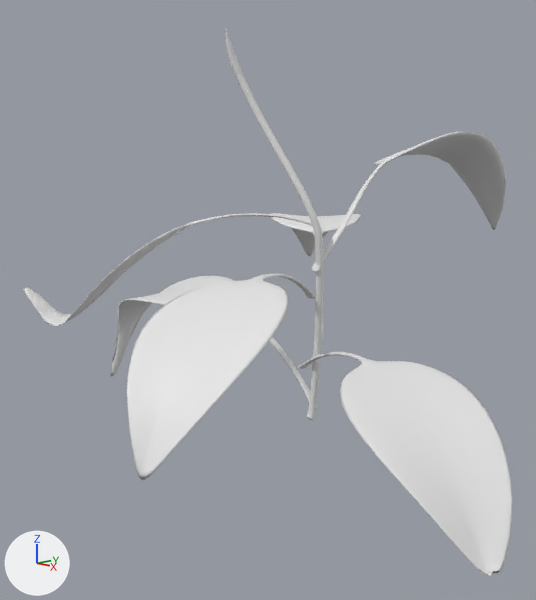
One commit to the Blender file Assets/3d Models/Plant1_Small.blend: the scene before it, then after it.
Before and after are seen from a 50 mm lens placed at (8.69, -8.73, 4.41), pointed at (-0.54, -0.5, 2.08). Lighting does not change. The marker at lower left points along +X, +Y and +Z.

In view in the first picture: 'Leaf', 'Stem'.
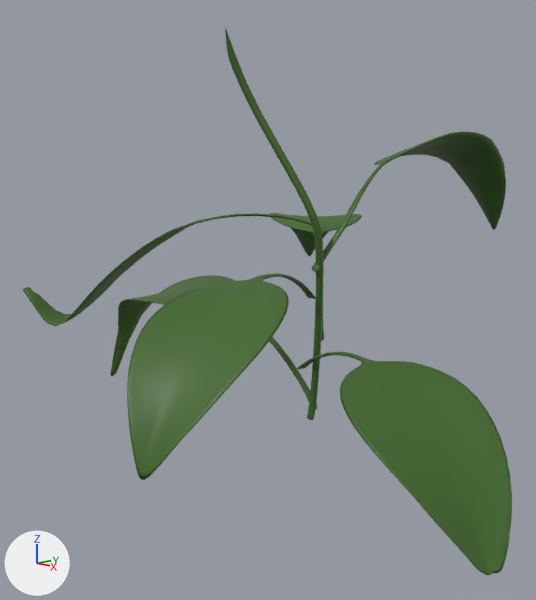
Commit message: Uploaded models of Plant1 with colors.

Location of each change, [x1, y1, x2, y2] in pixels of the pictures (536 x 600 px):
'Leaf', recoloured (white to green)
    both: [23, 132, 512, 575]
'Stem', recoloured (grey to green)
    both: [225, 27, 324, 420]

Patch to the scene script:
```diff
--- a/Assets/3d Models/Plant1_Small.blend.py
+++ b/Assets/3d Models/Plant1_Small.blend.py
@@ mat_material_001 @@
+mat_material_001 = principled_material('Material.001')
+mat_material_001.base_color = (0.0488, 0.134, 0.0177)  # dark green #3e6624
@@ mat_material @@
+mat_material = principled_material('Material')
+mat_material.base_color = (0.0488, 0.134, 0.0177)  # dark green #3e6624
@@ me_circle @@
 me_circle.from_pydata(...)  # 64 vertices, 46 faces; spans x -0.03..5.35, y -1.0..1.0, z -0.31..1.39
+me_circle.materials.append(mat_material)  # dark green #3e6624
@@ me_circle_001 @@
 me_circle_001.from_pydata(...)  # 256 vertices, 248 faces; spans x -0.13..0.13, y -0.13..0.13, z 0.0..12.95
+me_circle_001.materials.append(mat_material_001)  # dark green #3e6624
```
